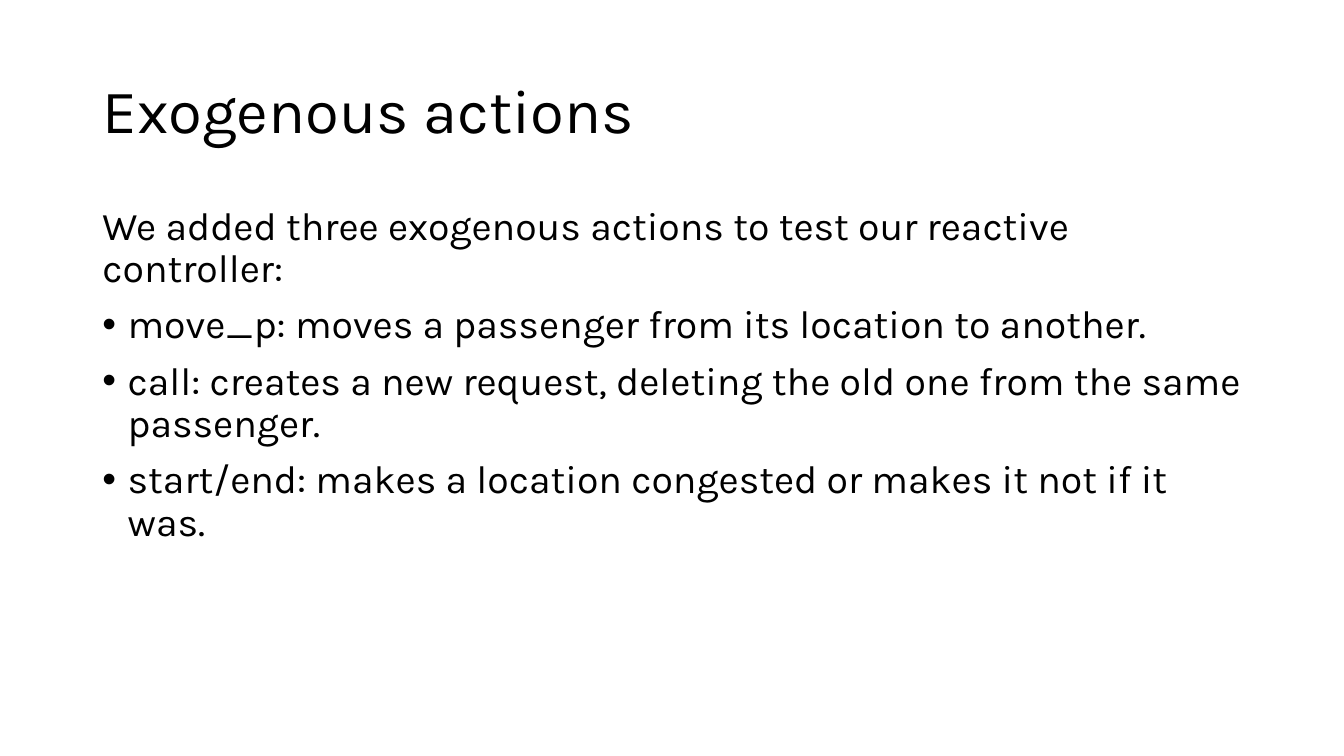
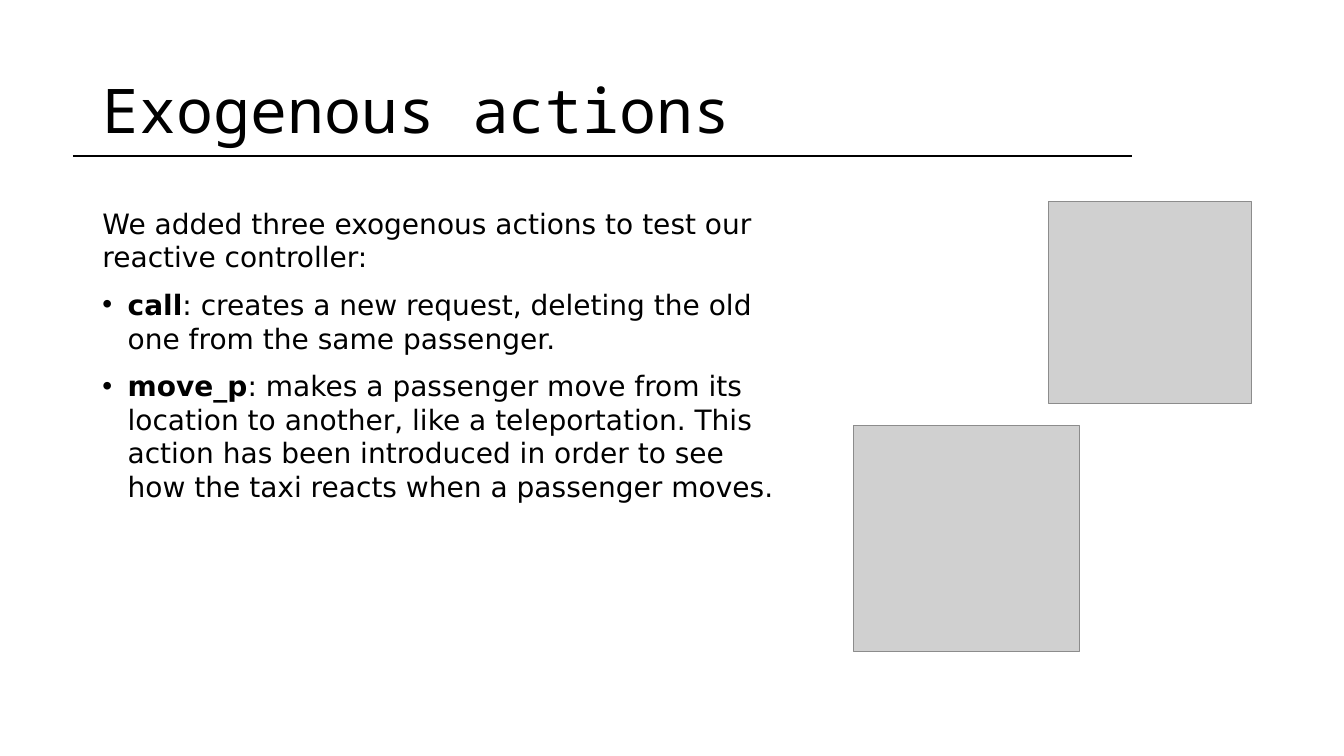
Before and after one commit to serenaragaglia/taxi_planning, a slide deck: slide 20 of documents/planning.pptx (slide 18 before the commit). Drawn at 1344x756 pixels with LibreOffice and Linux fonts; fonts in the diff are those of the drawing; grey boxes stand for pictures. Boxes give left, top, right and bottom in pixels: in the first picture for what was removed or moved away, otherwise in the second. Text is boxed around its words. In the diff, an @@ line names an element or a change of style, - is before the commit and + after.

```diff
--- a/documents/planning.pptx
+++ b/documents/planning.pptx
@@ title "Exogenous actions" at <box>102,86,731,148</box>: font Karla to Noto Sans Mono @@
@@ line added from (73, 155) to (1132, 155), #000000 1.5 pt @@
@@ picture added at <box>1050,202,1252,404</box> @@
@@ text at <box>102,212,752,355</box>: size 28 to 20 pt, font Karla to DejaVu Sans in "We added three exogenous actions to test ...", "call: creates a new request, deleting the ..."; bold on in "call:"; line spacing 0.9 to 1 @@
@@ text at <box>128,311,1146,348</box>: paragraph removed @@
-• move_p: moves a passenger from its location to another.
@@ text at <box>128,374,773,503</box>: text changed; size 28 to 20 pt; font Karla to DejaVu Sans @@
-• start/end: makes a location congested or makes it not if it was.
+• move_p: makes a passenger move from its location to another, like a teleportation. This action has been introduced in order to see how the taxi reacts when a passenger moves.
@@ picture added at <box>854,425,1080,651</box> @@
```
Also in this commit, not shown: 19 other slides changed, 9 slides added, 1 slide removed, 1 other file.
